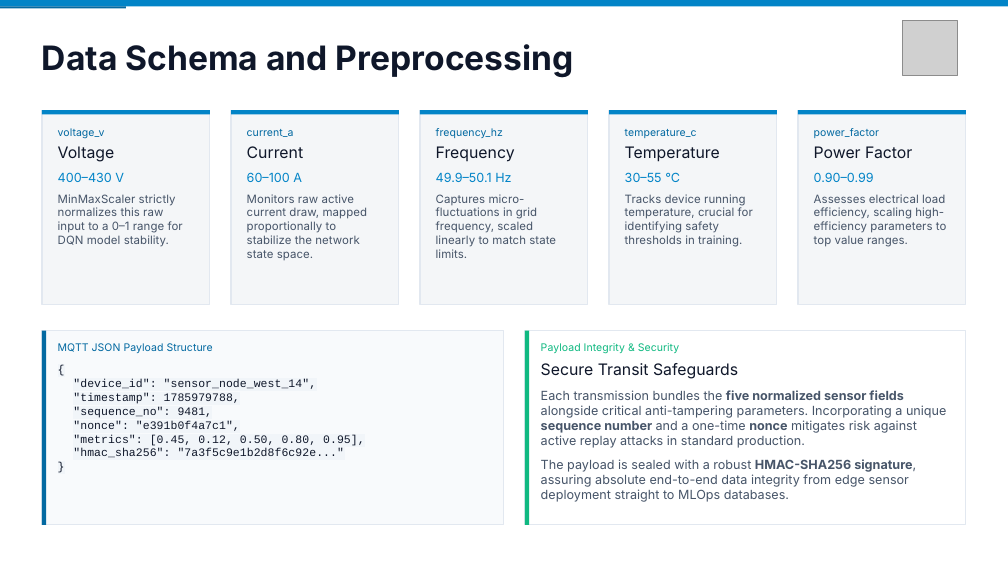
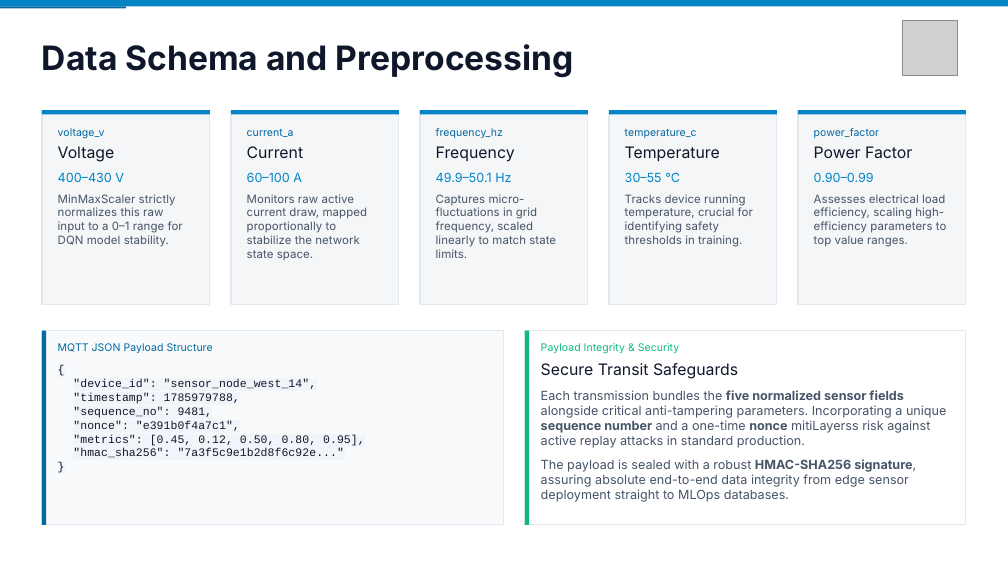
Before and after one commit to hrshimpi/power-grid-iot-RL-pipeline, a slide deck: slide 4 of docs/Grid-RL Presentation.pptx. Drawn at 1008x567 pixels with LibreOffice and Linux fonts; fonts in the diff are those of the drawing; grey boxes stand for pictures. Boxes give left, top, right and bottom in pixels: in the first picture for what was removed or moved away, otherwise in the second. Text is boxed around its words. In the diff, an @@ line names an element or a change of style, - is before the commit and + after.

Commit message:
docs: update presentation deck
Expanded from 13 to 24 slides: deeper architecture/security detail,
the full stage-by-stage data journey, attack simulation, and the
fault-detection chart.

```diff
--- a/docs/Grid-RL Presentation.pptx
+++ b/docs/Grid-RL Presentation.pptx
@@ text at (541, 390, 946, 448): text changed @@
-Each transmission bundles the five normalized sensor fields alongside critical anti-tampering parameters. Incorporating a unique sequence number and a one-time nonce mitigates risk against active replay attacks in standard production.
+Each transmission bundles the five normalized sensor fields alongside critical anti-tampering parameters. Incorporating a unique sequence number and a one-time nonce mitiLayerss risk against active replay attacks in standard production.
```
Also in this commit, not shown: 4 other slides changed, 11 slides added.
